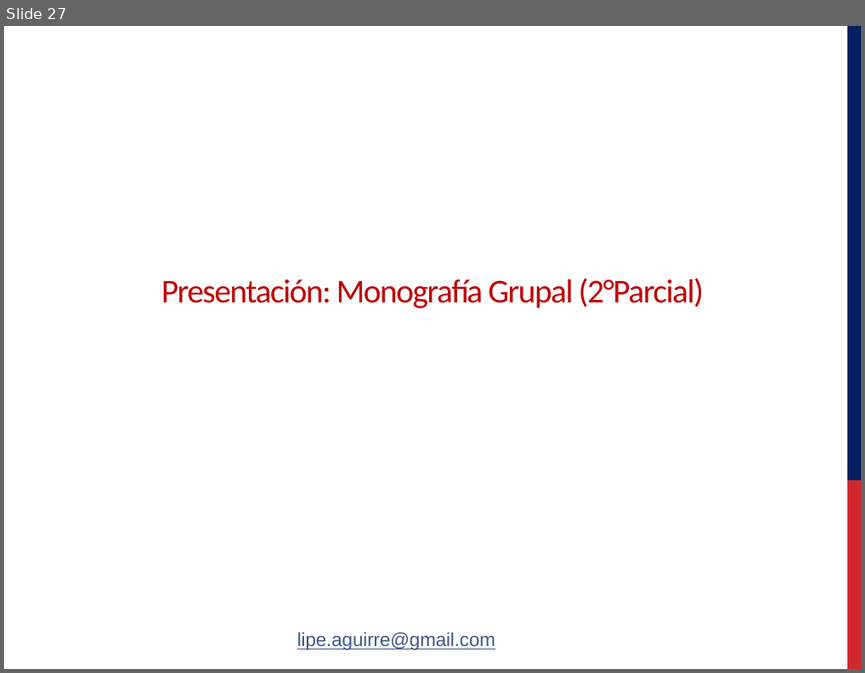
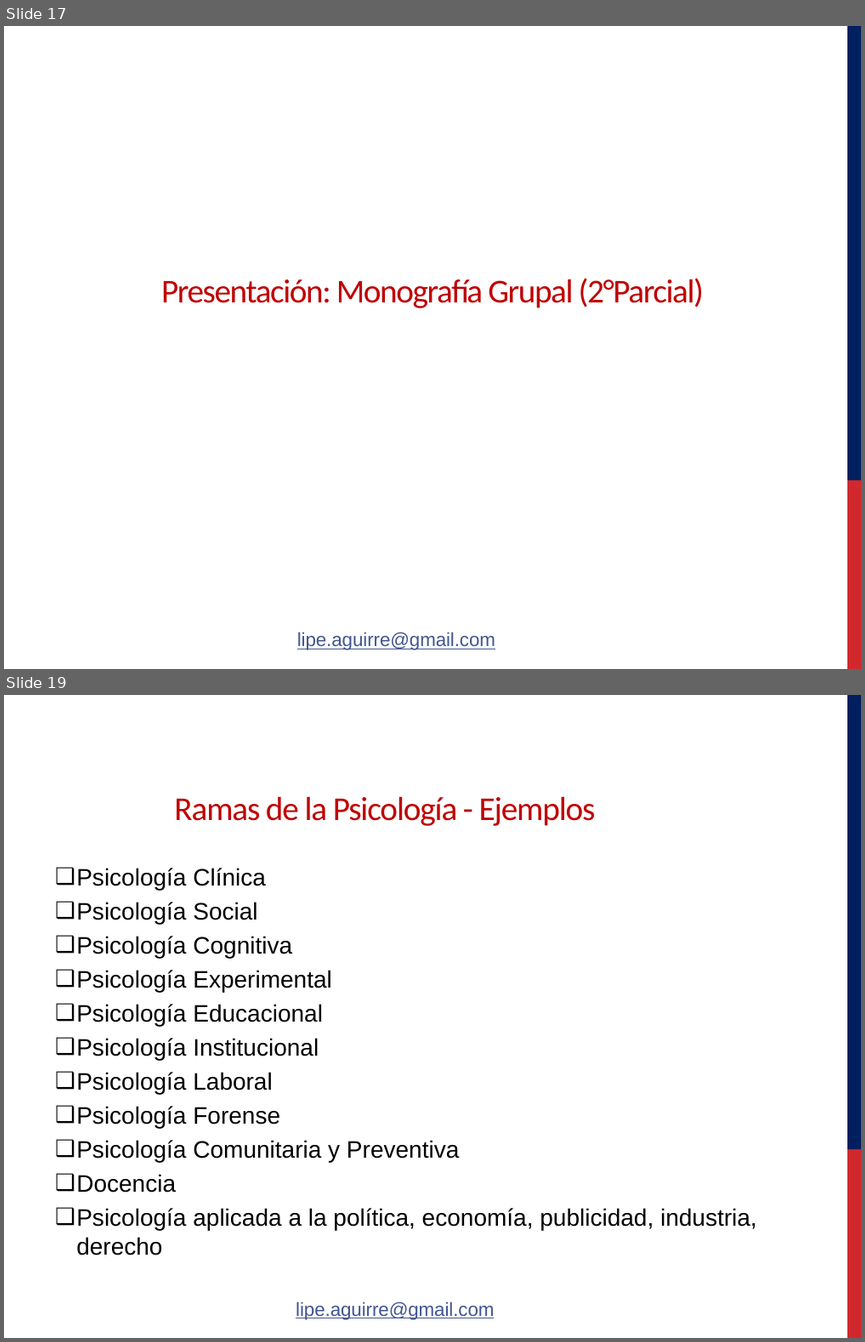
Before and after one commit to felipeaguirre66/FavaloroPerso, a slide deck: Clase 1/Powers/Aguirre - Psicologia de la Personalidad clase Practico 1° 16PF - Lectura de casos - Lic Sanchez Sanda.pptx. Shown one above the other, each under a label of ours: slide 27 before the commit, slides 17 and 19 after it; the slides between them are not shown. The pictures are 865x673 and 865x1342 pixels, drawn with LibreOffice and Linux fonts; fonts in the diff are those of the drawing; background and template pictures are left out. Boxes give left, top, right and bottom in pixels: in the first picture for what was removed or moved away, otherwise in the second. Text is boxed around its words. In the diff, an @@ line names an element or a change of style, - is before the commit and + after.

```diff
--- a/Clase 1/Powers/Aguirre - Psicologia de la Personalidad clase Practico 1° 16PF - Lectura de casos - Lic Sanchez Sanda.pptx
+++ b/Clase 1/Powers/Aguirre - Psicologia de la Personalidad clase Practico 1° 16PF - Lectura de casos - Lic Sanchez Sanda.pptx
@@ slide 19 added at box(4, 695, 861, 1338), background #FFFFFF @@
@@ freeform shape added at box(847, 695, 861, 1149), fill #001F5F @@
@@ title added at box(174, 796, 596, 826), 28 pt, text #C00000 @@
+Ramas de la Psicología - Ejemplos
@@ text added at box(76, 868, 757, 1255), 20 pt, text #000000 @@
+❑ Psicología Clínica
+❑ Psicología Social
+❑ Psicología Cognitiva
+❑ Psicología Experimental
+❑ Psicología Educacional
+❑ Psicología Institucional
+❑ Psicología Laboral
+❑ Psicología Forense
+❑ Psicología Comunitaria y Preventiva
+❑ Docencia
+❑ Psicología aplicada a la política, economía, publicidad, industria, derecho
@@ freeform shape added at box(847, 1149, 861, 1338), fill #D1282D @@
@@ text added at box(296, 1301, 494, 1320), 16 pt, text #41568E, underline @@
+lipe.aguirre@gmail.com
@@ what was slide 27 is now slide 17 @@
```
Also in this commit, not shown: 10 other slides added, 1 slide removed, 1 other file.
